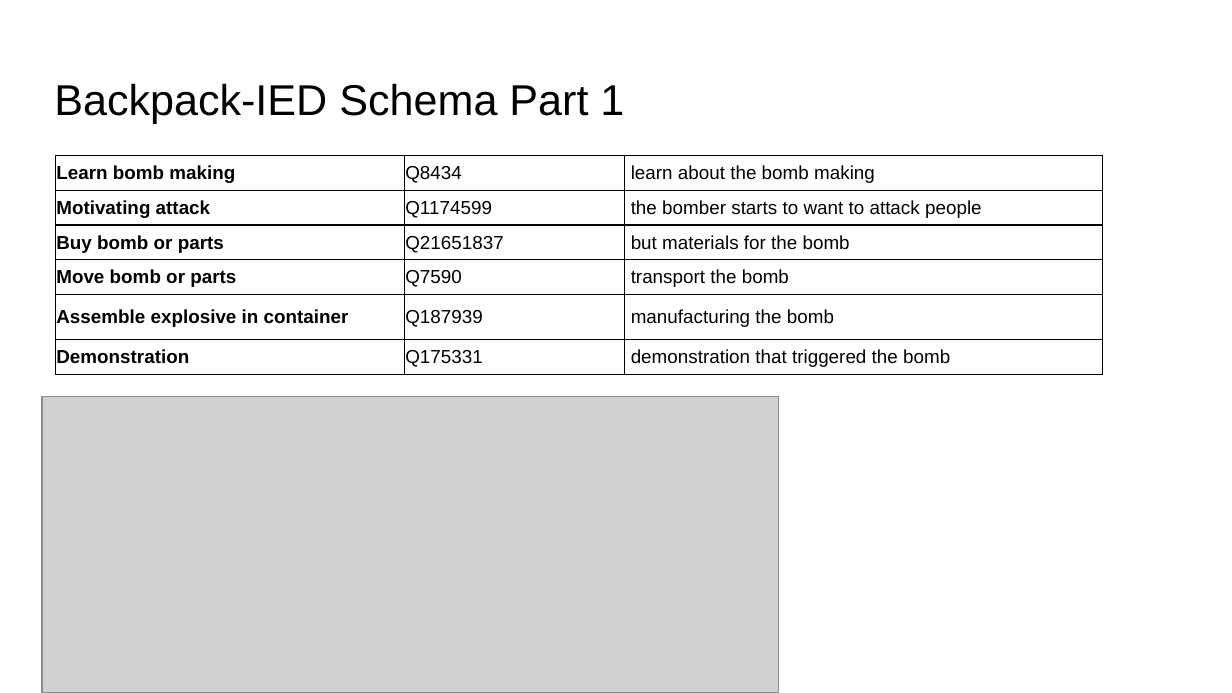
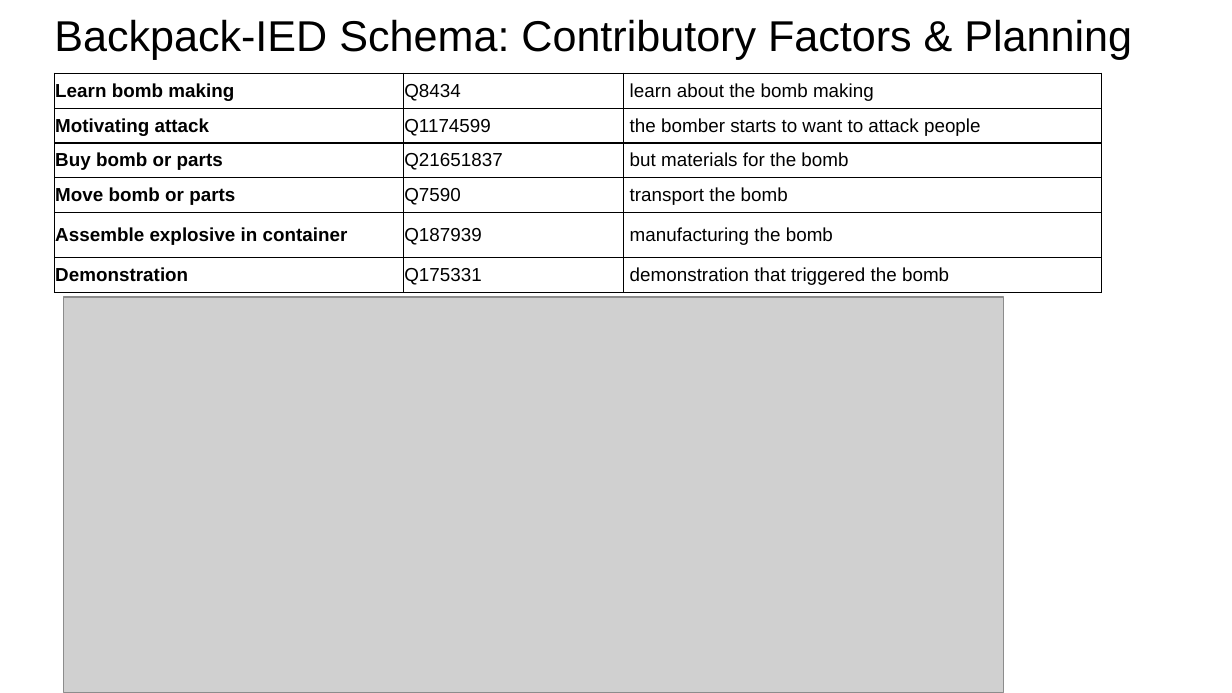
Before and after one commit to RESIN-KAIROS/schemalib, a slide deck: slide 2 of hrf/ied.pptx (slide 7 before the commit). Drawn at 1232x693 pixels with LibreOffice and Linux fonts; fonts in the diff are those of the drawing; grey boxes stand for pictures. Boxes give left, top, right and bottom in pixels: in the first picture for what was removed or moved away, otherwise in the second. Text is boxed around its words. In the diff, an @@ line names an element or a change of style, - is before the commit and + after.

Commit message:
update backpackIED

```diff
--- a/hrf/ied.pptx
+++ b/hrf/ied.pptx
@@ title at (54,19,1132,59): text changed @@
-Backpack-IED Schema Part 1
+Backpack-IED Schema: Contributory Factors & Planning
@@ table: place and size @@
-table at (55,155,1103,375)
+table at (54,73,1101,292)
@@ picture: place and size @@
-picture at (42,397,779,693)
+picture at (64,297,1004,692)
```
Also in this commit, not shown: 2 other slides changed, 1 slide added, 3 other files.
